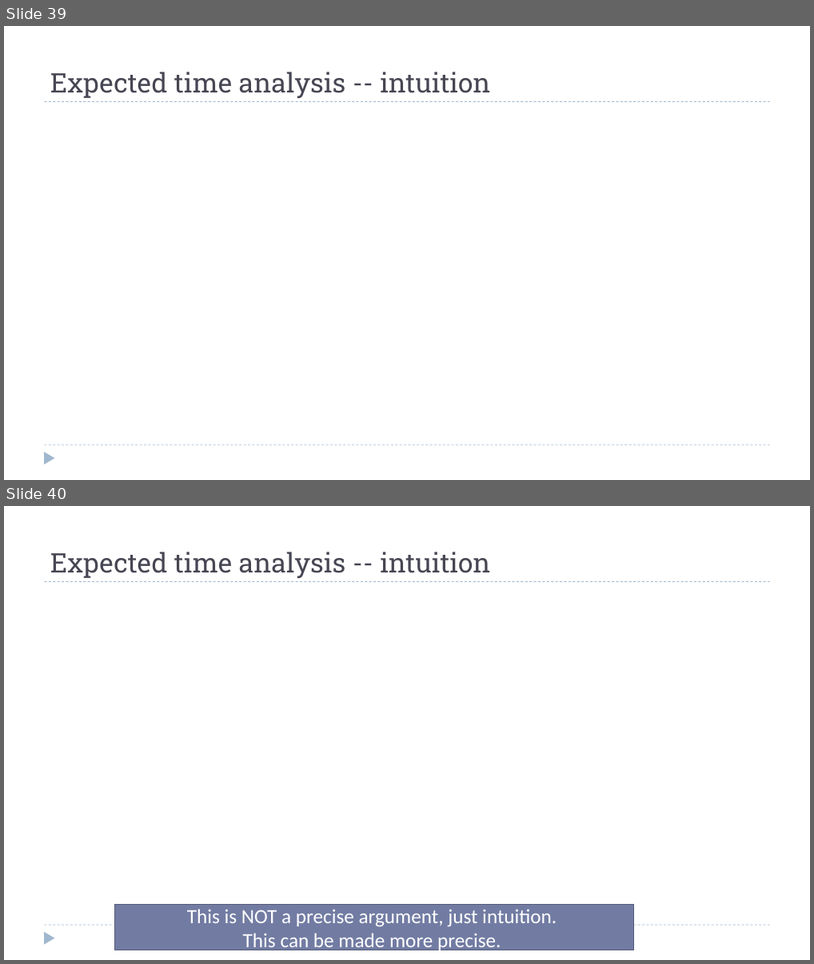
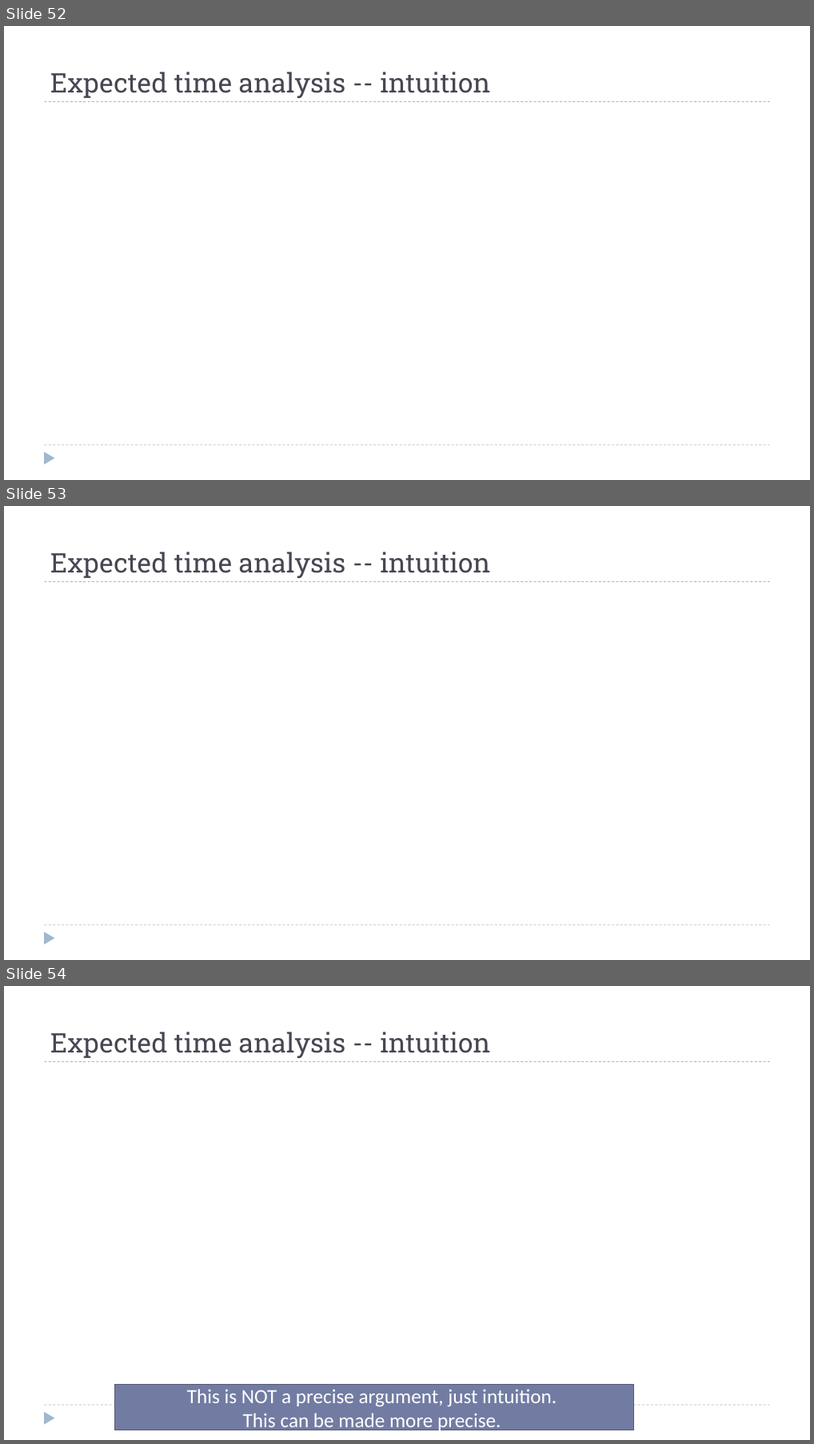
Before and after one commit to dsc-courses/dsc40b-2025-wi, a slide deck: materials/lectures/07-quickselect/slides.pptx. Shown one above the other, each under a label of ours: slides 39 and 40 before the commit, slides 52, 53 and 54 after it. The pictures are 814x964 and 814x1444 pixels, drawn with LibreOffice and Linux fonts; fonts in the diff are those of the drawing; grey boxes stand for pictures. Boxes give left, top, right and bottom in pixels: in the first picture for what was removed or moved away, otherwise in the second. Text is boxed around its words. In the diff, an @@ line names an element or a change of style, - is before the commit and + after.

```diff
--- a/materials/lectures/07-quickselect/slides.pptx
+++ b/materials/lectures/07-quickselect/slides.pptx
@@ slide 53 added at [4, 506, 810, 960], background #FFFFFF; not listed: 3 template elements that a slide beside it also shows @@
@@ title added at [50, 552, 490, 578], 32 pt, text #464653 @@
+Expected time analysis -- intuition
@@ what was slide 39 is now slide 52 @@
@@ what was slide 40 is now slide 54 @@
```
Also in this commit, not shown: 5 slides changed, 18 other slides added, 20 other files.
